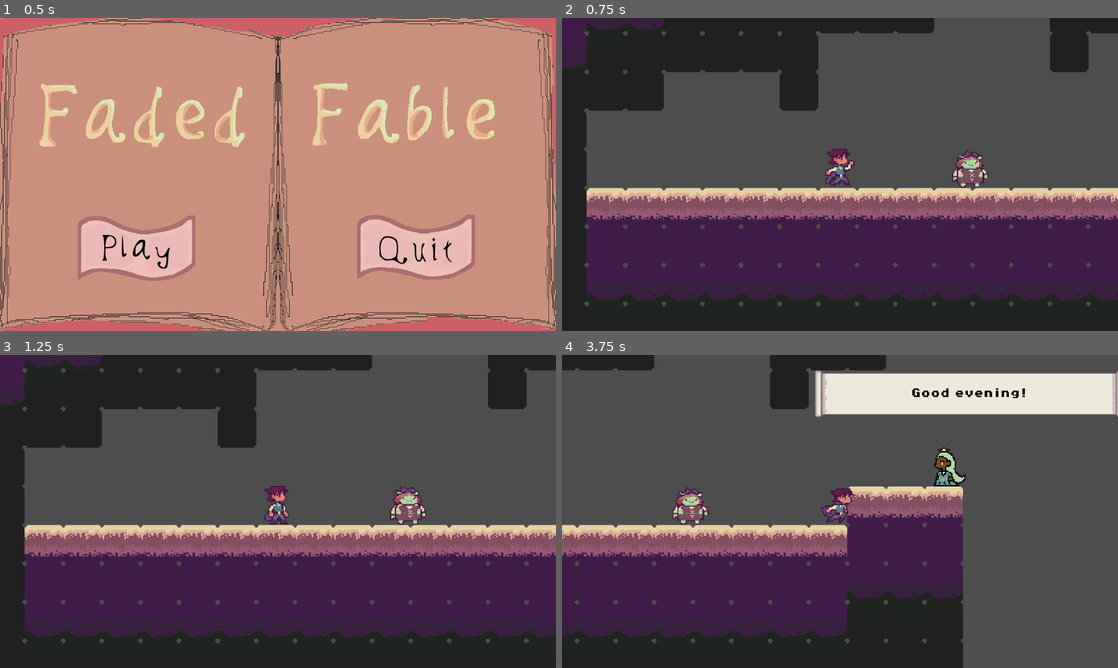
Above: before the commit, frames 1-4 (two rows, left to right).
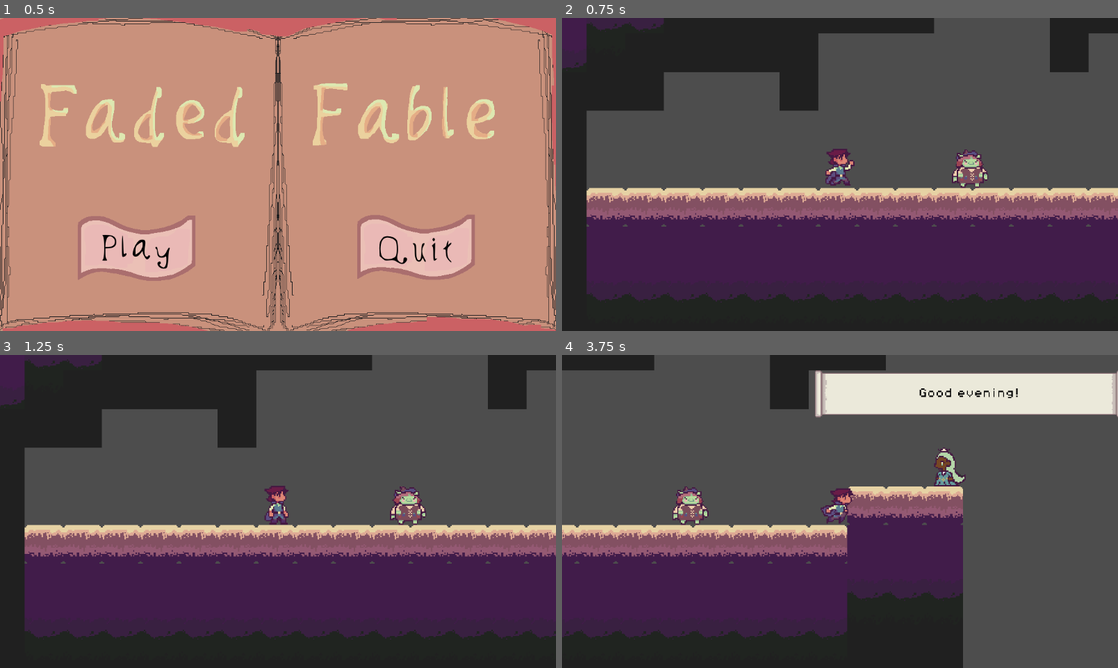
Above: after the commit, the same moments.

Repository: keihwi/Faded-Fable
Game: Godot game, scene res://scenes/title.tscn
The game is run twice, just before and just after one commit, with the same random seed, the same clock (stepped at 60 frames per second) and the same inputs. The engine's default icon, where the game draws it, is replaced by a stand-in: a white triangle on a blue panel in a dark square.
Inputs (mouse positions are in pixels of both pictures, inside the frame that each line leads up to):
- Up to frame 1 (0.5 s): no input
- Up to frame 2 (0.75 s): click (701, 249) at 0.5 s
- Up to frame 3 (1.25 s): no input
- Up to frame 4 (3.75 s): hold E (interact) 1.28-2.03 s; hold D (move_right) 1.28-2.78 s; tap Space (jump) at 1.52, 2.27 s; tap Shift (sprint) at 2.1, 3.6 s; hold A (move_left) 2.78-3.53 s; hold E (interact) 2.78-3.53 s; hold D (move_right) from 3.53 s (still down)

Frame 1 is identical in both runs. In frame 2, 0.7% of the frame differs, in the area x 4-96%, y 4-93%; in frame 3, 0.5%; in frame 4, 1.0%, in the area x 2-84%, y 4-93%.

Commit message:
done for now from keira

Diff:
--- a/scenes/interactions/textBox.tscn
+++ b/scenes/interactions/textBox.tscn
@@ -2,7 +2,7 @@
 
 [ext_resource type="Script" uid="uid://c2qw2v373cbca" path="res://scripts/interactions/textBox.gd" id="1_t77ms"]
 [ext_resource type="Texture2D" uid="uid://bfglwowcnd5d2" path="res://assets/fonts/Scroll.png" id="2_omjt5"]
-[ext_resource type="FontFile" uid="uid://pq4bb720wl3p" path="res://assets/fonts/PixelOperator8-Bold.ttf" id="3_omjt5"]
+[ext_resource type="FontFile" uid="uid://ig1psrka71vj" path="res://assets/fonts/PixelOperator8.ttf" id="3_omjt5"]
 
 [node name="TextBox" type="MarginContainer"]
 anchors_preset = 8
--- a/scenes/princess.tscn
+++ b/scenes/princess.tscn
@@ -1,6 +1,6 @@
-[gd_scene load_steps=14 format=3 uid="uid://dduhtnfbg81es"]
+[gd_scene load_steps=14 format=3 uid="uid://7dr7jsfqw3vs"]
 
-[ext_resource type="Texture2D" uid="uid://b73pt5jdwllgm" path="res://assets/sprites/Princess_New_New_.png" id="1_rl5q2"]
+[ext_resource type="Texture2D" uid="uid://brbwscnrpamfv" path="res://assets/sprites/Princess_recoloredlinessheet.png" id="1_rl5q2"]
 [ext_resource type="PackedScene" uid="uid://cnyi3tk5c2h8q" path="res://scenes/interactions/textBox.tscn" id="2_d8pdw"]
 [ext_resource type="Script" uid="uid://cls1ye3rboekk" path="res://scripts/princess.gd" id="3_rl5q2"]
 [ext_resource type="PackedScene" uid="uid://bgs6ndw32g3r8" path="res://scenes/interactions/interactable.tscn" id="4_3mclv"]
@@ -57,14 +57,13 @@
 [sub_resource type="CircleShape2D" id="CircleShape2D_l8ui2"]
 
 [node name="Princess" type="CharacterBody2D"]
-script = ExtResource("3_rl5q2")
 
 [node name="AnimatedSprite2D" type="AnimatedSprite2D" parent="."]
 position = Vector2(0, -16)
 sprite_frames = SubResource("SpriteFrames_bvwgi")
 animation = &"idle"
 autoplay = "idle"
-frame_progress = 0.709773
+frame_progress = 0.570552
 
 [node name="CollisionShape2D" type="CollisionShape2D" parent="."]
 position = Vector2(-1, 0)
--- a/scenes/shrek.tscn
+++ b/scenes/shrek.tscn
@@ -63,7 +63,7 @@
 sprite_frames = SubResource("SpriteFrames_bvwgi")
 animation = &"idle"
 autoplay = "idle"
-frame_progress = 0.165731
+frame_progress = 0.35895
 flip_h = true
 
 [node name="CollisionShape2D" type="CollisionShape2D" parent="."]
--- a/scripts/princess.gd
+++ b/scripts/princess.gd
@@ -11,6 +11,7 @@
 	"I was just singing to the crows...",
 	"I don’t get many visitors these days.",
 	"Just a view of devastation out one window...",
+	"...and isolation in my bedroom...",
 ]
 
 func _ready() -> void:
--- a/scripts/shrek.gd
+++ b/scripts/shrek.gd
@@ -8,8 +8,10 @@
 const lines: Array[String] = [
 	"I’ve never seen such a mature harvest—I mean… capable traveler...",
 	"Hello wanderer~",
-	"I don’t get many visitors these days. As you can see, the br_dg_ once used to display my bountiful harvest to the rest of the kingdom has weathered away.",
-	"Now, my harvest can’t be fertilized~~!! My fruits were the purest, most elegant things to behold...",
+	"I don’t get many visitors these days.",
+	"As you can see, the br_dg_ once used to bring my bountiful harvest to the rest of the kingdom has weathered away.",
+	"Now, my harvest can’t be fertilized~~!!",
+	"My fruits were the purest, most elegant things to behold...",
 	"Would you please help me fix the br_dg_?~",
 ]
 
Binary file added: assets/fonts/EDITED_Faded_fable_4-Regular.ttf
Not shown, added: assets/fonts/EDITED_Faded_fable_4-Regular.ttf.import
Binary file added: assets/fonts/EDITED_OTF_Faded_fable_5-Regular.otf
Not shown, added: assets/fonts/EDITED_OTF_Faded_fable_5-Regular.otf.import
Binary file added: assets/sprites/Princess_recoloredlinessheet.png
Not shown, added: assets/sprites/Princess_recoloredlinessheet.png.import
Binary file changed: assets/sprites/Swamp_bottom_grass_block.png
Binary file changed: assets/sprites/Swamp_bottom_grass_block_gradiant.png
Binary file added: assets/sprites/Swamp_middle_grass_block.png
Binary file changed: assets/sprites/Swamp_middle_grass_block_4.0.png
Binary file changed: assets/sprites/Swamp_middle_grass_block_purple.png
Not shown: 1 places in scenes/game.tscn that only renumber resources
